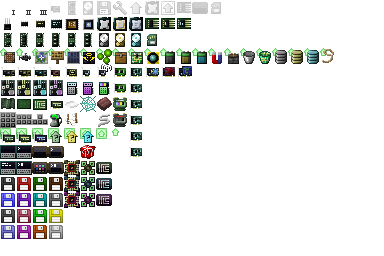
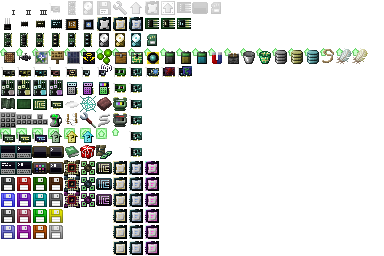
The second 384px x 256px image is a revision of the first. Changes to its layers:
painted on "items" (2nd of 2, in "items") over (65, 48, 368, 255)
